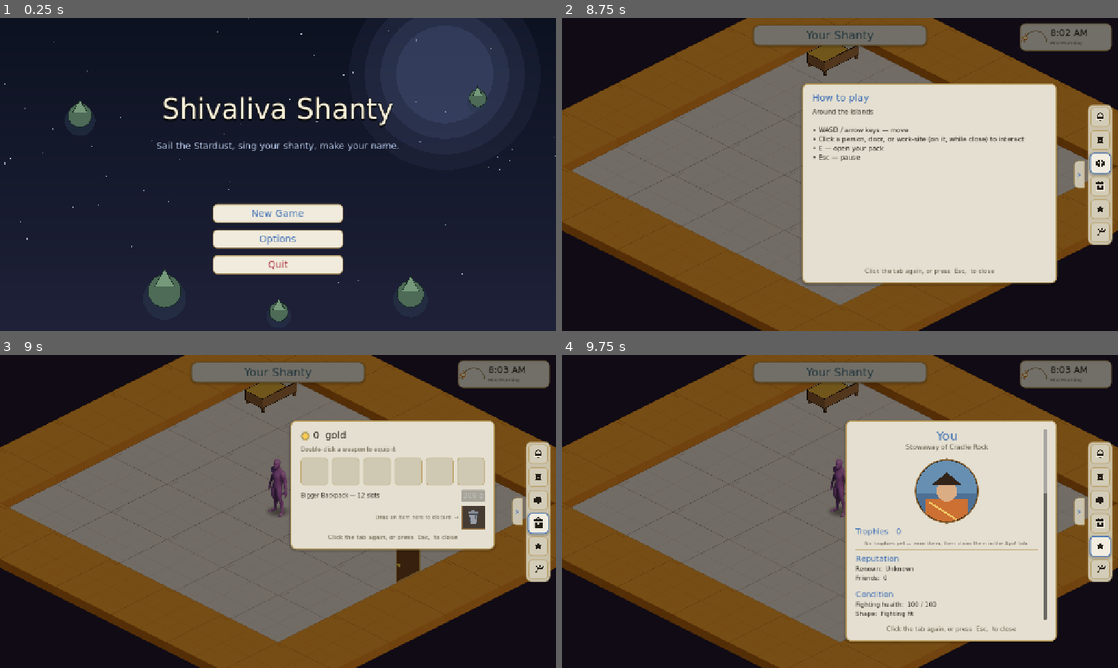
Above: before the commit, frames 1-4 (two rows, left to right).
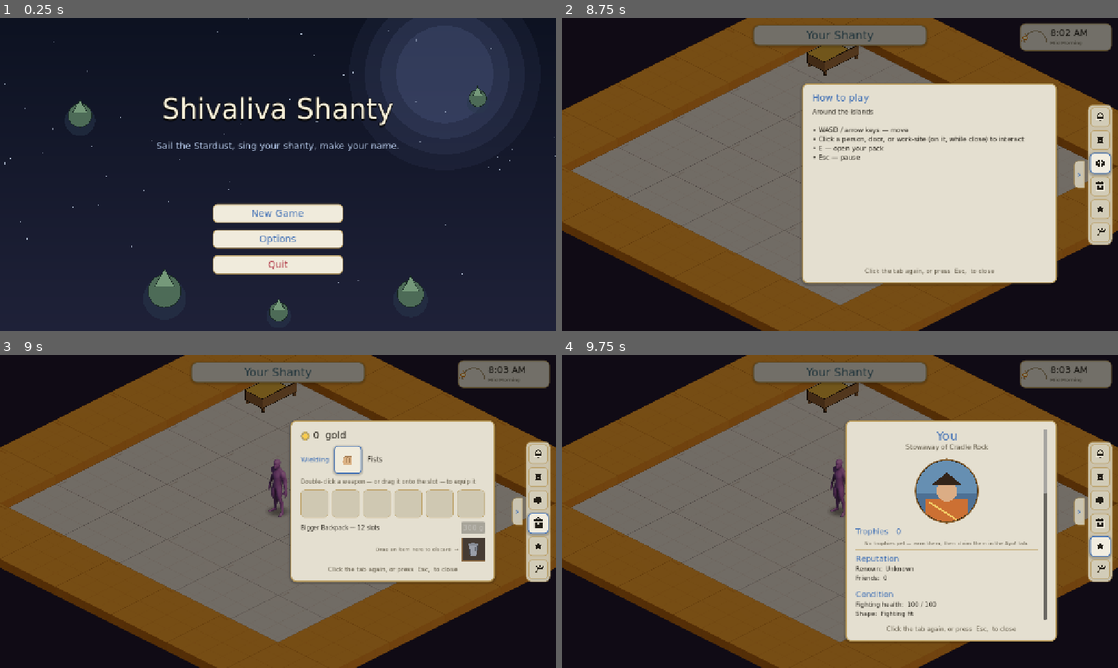
Above: after the commit, the same moments.

Repository: TairoyZone/shivaliva-shanty
Game: Godot game, scene res://main.tscn
The game is run twice, just before and just after one commit, with the same random seed, the same clock (stepped at 60 frames per second) and the same inputs.
Inputs (mouse positions are in pixels of both pictures, inside the frame that each line leads up to):
- Up to frame 1 (0.25 s): no input
- Up to frame 2 (8.75 s): click "New Game" at 0.5 s; click "New Game" at 1.25 s; click (1001, 152) at 2 s; click "Male" at 2.75 s; click "Female" at 3.5 s; click "Other" at 4.25 s; click "Set sail" at 5 s; click "Let's get to it" at 5.75 s; click "0" at 6.5 s; click (1101, 140) at 7.27 s; click (1101, 161) at 8.02 s
- Up to frame 3 (9 s): click (539, 524) at 8.77 s
- Up to frame 4 (9.75 s): click (1101, 545) at 9.52 s

Frames 1-2 are identical in both runs. In frame 3, 10% of the frame differs, in the area x 52-89%, y 29-73%; in frame 4, nothing differs.

Commit message:
feat(combat): visible weapon equip slot + style-locked starter weapons
A Minecraft-style equip slot in the Backpack shows what you're WIELDING and lets you
swap it. The plumbing already existed (equipped_weapon + combat_weapon + the free
class weapon via player_power_type); this makes it VISIBLE and adds the starters:
- EquipWeaponSlot (new) — a representation of combat_weapon(): your class STARTER
  (Swordsman -> Twig, Marksman -> Slingshot, Mystic -> Spellbook) or the bought FORGE
  upgrade, or bare Fists. Drag a matching weapon on to equip; double-click to drop
  back to your class. Routes through the guarded equip_weapon() (not a new source of
  truth, so the no-free-forge-weapon guard holds).
- STYLE-LOCKED (Troy's call): weapon_matches_style() gates equip + buy; the forge only
  offers your class's weapon (Swordsman sees the Sword, Mystic sees "nothing forged at
  an anvil"). Power-neutral still — weapons share an equal garbage budget.
- New procedural glyphs: twig, slingshot, spellbook (+ the mystic book).

Verified by render: Twig/Spellbook/Slingshot in the slot, the style-filtered forge.

Co-Authored-By: Claude Opus 4.8 (1M context) <noreply@anthropic.com>

Diff:
--- a/autoloads/player_state.gd
+++ b/autoloads/player_state.gd
@@ -1568,10 +1568,33 @@
 
 	if not owns_weapon(weapon_id):
 		return
+	if not weapon_matches_style(weapon_id):
+		return   # STYLE-LOCKED (Troy 2026-06-17): you only wield weapons of your chosen path
 	equipped_weapon = weapon_id
 	weapons_changed.emit()
 	inventory_changed.emit()   # the backpack re-highlights the equipped weapon item
 	_save()
+
+
+## STYLE-LOCK: a weapon is wieldable only if it matches your chosen fighting class (Swordsman → blades, Marksman →
+## ranged, …). Bare fists are universal; before you've chosen a class, nothing is restricted. (Troy 2026-06-17.)
+func weapon_matches_style(weapon_id: String) -> bool:
+
+	if weapon_id == SkirmishWeapon.DEFAULT_WEAPON:
+		return true
+	if player_power_type.is_empty():
+		return true
+	return weapon_id == player_power_type
+
+
+## What the player is WIELDING, for the equip-slot UI: the live combat weapon id, whether it's the humble class
+## STARTER (e.g. a Swordsman's Twig) or the bought FORGE upgrade (the steel Sword), and its display name.
+func current_weapon_view() -> Dictionary:
+
+	var id : String = combat_weapon()
+	var is_forge : bool = id == equipped_weapon and id != SkirmishWeapon.DEFAULT_WEAPON and _inventory_has(id)
+	var starter : bool = not is_forge and id != SkirmishWeapon.DEFAULT_WEAPON
+	return {"id": id, "starter": starter, "name": SkirmishWeapon.equip_display_name(id, starter)}
 
 
 ## Has the player chosen their fighting CLASS with the gym master yet? Gates the gym ladder.
@@ -1636,7 +1659,7 @@
 ## never grows the bag — buy a bigger backpack first).
 func can_buy_weapon(weapon_id: String, gold_cost: int) -> bool:
 
-	return not owns_weapon(weapon_id) and total_coins >= gold_cost and space_for(weapon_id) >= 1
+	return weapon_matches_style(weapon_id) and not owns_weapon(weapon_id) and total_coins >= gold_cost and space_for(weapon_id) >= 1
 
 
 ## Buy a weapon at the forge: spend gold, drop it into the BAG as an item (then double-click to equip). Returns
--- a/buildings/forge/weapon_shop/weapon_shop.gd
+++ b/buildings/forge/weapon_shop/weapon_shop.gd
@@ -103,8 +103,20 @@
 		return
 	for child in _rows_vbox.get_children():
 		child.queue_free()
+	var any : bool = false
 	for entry in WEAPONS_FOR_SALE:
+		if not PlayerState.weapon_matches_style(String(entry["id"])):
+			continue   # STYLE-LOCKED (Troy 2026-06-17): Cinder Troy only forges for YOUR fighting path
 		_rows_vbox.add_child(_make_weapon_row(entry))
+		any = true
+	if not any:
+		var none : Label = Label.new()
+		none.text = "Nothing here suits your path — your weapon isn't forged at an anvil."
+		none.add_theme_font_size_override("font_size", 15)
+		none.add_theme_color_override("font_color", Palette.TEXT_MUTED)
+		none.autowrap_mode = TextServer.AUTOWRAP_WORD
+		none.horizontal_alignment = HORIZONTAL_ALIGNMENT_CENTER
+		_rows_vbox.add_child(none)
 
 
 func _make_weapon_row(entry: Dictionary) -> Control:
--- /dev/null
+++ b/interface/inventory_panel/equip_slot.gd
@@ -0,0 +1,93 @@
+## EquipWeaponSlot — the VISIBLE weapon slot in the Backpack (the Minecraft-style equip cell). It SHOWS what
+## you're wielding (PlayerState.current_weapon_view: your class STARTER — a Swordsman's Twig — or the bought
+## FORGE upgrade, or bare Fists) and lets you swap it: DRAG a matching weapon item from the bag onto it to equip,
+## or DOUBLE-CLICK to drop back to your class. It is a REPRESENTATION of combat_weapon() — combat reads that; the
+## slot only routes through the guarded, STYLE-LOCKED equip_weapon(). A future paper-doll of cosmetic armour slots
+## (head/torso/legs/feet) joins it here. (Troy 2026-06-17.)
+class_name EquipWeaponSlot
+extends Control
+
+
+const SIZE : float = 64.0
+
+var inv_panel : InventoryPanel = null   # the bag this slot belongs to (for the drag payload origin)
+var _icon : WeaponIcon
+
+
+func _ready() -> void:
+
+	custom_minimum_size = Vector2(SIZE, SIZE)
+	mouse_filter = Control.MOUSE_FILTER_STOP
+	_icon = WeaponIcon.new()
+	_icon.set_anchors_preset(Control.PRESET_FULL_RECT)
+	_icon.offset_left = 12.0
+	_icon.offset_top = 12.0
+	_icon.offset_right = -12.0
+	_icon.offset_bottom = -12.0
+	_icon.mouse_filter = Control.MOUSE_FILTER_IGNORE
+	add_child(_icon)
+	refresh()
+	if not Engine.is_editor_hint():
+		PlayerState.weapons_changed.connect(refresh)
+		PlayerState.power_type_changed.connect(refresh)
+
+
+## The display name of the weapon currently shown (so the panel can label it).
+func weapon_name() -> String:
+
+	return String(PlayerState.current_weapon_view().get("name", ""))
+
+
+func refresh() -> void:
+
+	if _icon == null:
+		return
+	var view : Dictionary = PlayerState.current_weapon_view()
+	_icon.weapon_id = String(view["id"])
+	_icon.starter = bool(view["starter"])
+	tooltip_text = "Wielding: %s\nDrag a weapon of your class here to equip it — double-click to go back to your class." % String(view["name"])
+	queue_redraw()
+
+
+# Double-click to UNEQUIP back to your class/fists. The click lands ON the slot body (click-on-target rule).
+func _gui_input(event: InputEvent) -> void:
+
+	if not (event is InputEventMouseButton):
+		return
+	var mb : InputEventMouseButton = event
+	if mb.double_click and mb.button_index == MOUSE_BUTTON_LEFT:
+		PlayerState.equip_weapon(SkirmishWeapon.DEFAULT_WEAPON)
+		accept_event()
+
+
+func _can_drop_data(_at: Vector2, data: Variant) -> bool:
+
+	if not (data is Dictionary) or String((data as Dictionary).get("kind", "")) != "item":
+		return false
+	var from : int = int((data as Dictionary).get("from", -1))
+	if from < 0 or from >= PlayerState.inventory.size():
+		return false
+	var slot : Dictionary = PlayerState.inventory[from]
+	if slot.is_empty():
+		return false
+	var wid : String = String(slot["id"])
+	return PlayerState.is_weapon(wid) and PlayerState.weapon_matches_style(wid)   # only YOUR class's weapons
+
+
+func _drop_data(_at: Vector2, data: Variant) -> void:
+
+	if not (data is Dictionary):
+		return
+	var from : int = int((data as Dictionary).get("from", -1))
+	if from < 0 or from >= PlayerState.inventory.size():
+		return
+	var slot : Dictionary = PlayerState.inventory[from]
+	if slot.is_empty():
+		return
+	PlayerState.equip_weapon(String(slot["id"]))   # guarded by ownership + style; refresh follows the signal
+
+
+func _draw() -> void:
+
+	# Always the "equipped" cell look (accent rim + glow) — this IS your live weapon.
+	draw_style_box(UiStyle.slot(true, true), Rect2(Vector2.ZERO, Vector2(SIZE, SIZE)))
--- a/interface/inventory_panel/inventory_panel.gd
+++ b/interface/inventory_panel/inventory_panel.gd
@@ -50,6 +50,8 @@
 var _gold_label : Label            # gold total, shown here now (the always-on HUD purse was retired)
 var _bag_row : HBoxContainer       # the Stardew-style "buy a bigger backpack" upgrade row
 var _grid : GridContainer
+var _equip_slot : EquipWeaponSlot  # the visible weapon equip cell (above the grid)
+var _equip_name : Label            # the wielded-weapon name beside the slot
 ## The Profile tab — a [ProfileView] (rank, reputation, fleet, trophies, mastery standings + your
 ## hearties as worded tiers — the standalone Stardew-style Hearts tab was retired 2026-06-16).
 var _profile_view : ProfileView
@@ -98,7 +100,17 @@
 		PlayerState.objective_changed.connect(_on_objectives_changed)
 		PlayerState.coins_changed.connect(_on_objectives_changed)
 		PlayerState.coins_changed.connect(_refresh_gold)   # keep the Backpack's gold total live
+		PlayerState.weapons_changed.connect(_refresh_equip)   # the wielded-weapon name beside the equip slot
+		PlayerState.power_type_changed.connect(_refresh_equip)
+		_refresh_equip()
 		_update_ayo_badge()
+
+
+# Keep the "Wielding: <name>" label beside the equip slot in sync (the slot refreshes its own icon).
+func _refresh_equip() -> void:
+
+	if _equip_name != null and _equip_slot != null:
+		_equip_name.text = _equip_slot.weapon_name()
 
 
 # Fill the viewport (and keep filling it on resize) so the right-edge rail + pane land at the screen edge.
@@ -185,8 +197,27 @@
 	_gold_label.vertical_alignment = VERTICAL_ALIGNMENT_CENTER
 	gold_row.add_child(_gold_label)
 	_refresh_gold()
+	# --- The WEAPON equip slot (Minecraft-style): shows what you're wielding; drag a class weapon on / double-
+	# click off. A paper-doll of cosmetic armour slots joins it here later. ---
+	var equip_row : HBoxContainer = HBoxContainer.new()
+	equip_row.add_theme_constant_override("separation", 12)
+	var equip_cap : Label = Label.new()
+	equip_cap.text = "Wielding"
+	equip_cap.add_theme_font_size_override("font_size", 15)
+	UiStyle.apply_title(equip_cap)
+	equip_cap.vertical_alignment = VERTICAL_ALIGNMENT_CENTER
+	equip_row.add_child(equip_cap)
+	_equip_slot = EquipWeaponSlot.new()
+	_equip_slot.inv_panel = self
+	equip_row.add_child(_equip_slot)
+	_equip_name = Label.new()
+	_equip_name.add_theme_font_size_override("font_size", 16)
+	_equip_name.add_theme_color_override("font_color", Palette.TEXT_PRIMARY)
+	_equip_name.vertical_alignment = VERTICAL_ALIGNMENT_CENTER
+	equip_row.add_child(_equip_name)
+	_items_page.add_child(equip_row)
 	var whint : Label = Label.new()
-	whint.text = "Double-click a weapon to equip it"
+	whint.text = "Double-click a weapon — or drag it onto the slot — to equip it"
 	whint.add_theme_font_size_override("font_size", 13)
 	whint.add_theme_color_override("font_color", Palette.TEXT_MUTED)
 	_items_page.add_child(whint)
--- a/interface/inventory_panel/weapon_icon.gd
+++ b/interface/inventory_panel/weapon_icon.gd
@@ -19,6 +19,13 @@
 		weapon_id = value
 		queue_redraw()
 
+## The humble class STARTER look (a Swordsman's Twig vs the forge's steel Sword; a Marksman's Slingshot vs the
+## arrow). Set true for the free class weapon, false for the bought forge upgrade.
+var starter : bool = false :
+	set(value):
+		starter = value
+		queue_redraw()
+
 
 func _draw() -> void:
 
@@ -26,11 +33,58 @@
 	var u : float = minf(size.x, size.y)
 	match weapon_id:
 		"sword":
-			_draw_sword(c, u)
+			if starter:
+				_draw_twig(c, u)
+			else:
+				_draw_sword(c, u)
 		"long_range":
-			_draw_arrow(c, u)
+			if starter:
+				_draw_slingshot(c, u)
+			else:
+				_draw_arrow(c, u)
+		"mystic":
+			_draw_book(c, u)
 		_:
 			_draw_fist(c, u)
+
+
+# A practice TWIG (the Swordsman's starter): a plain wooden blade, no steel — a stick with a nub guard.
+func _draw_twig(c: Vector2, u: float) -> void:
+
+	var bw : float = u * 0.11
+	draw_rect(Rect2(c.x - bw * 0.5, c.y - u * 0.40, bw, u * 0.60), WOOD)
+	draw_circle(Vector2(c.x, c.y - u * 0.40), bw * 0.5, WOOD)              # rounded tip
+	draw_rect(Rect2(c.x - u * 0.13, c.y + u * 0.10, u * 0.26, u * 0.06), WOOD.darkened(0.25))  # nub guard
+	draw_line(Vector2(c.x - bw * 0.2, c.y - u * 0.18), Vector2(c.x + bw * 0.2, c.y - u * 0.06), WOOD.darkened(0.35), 1.0)  # a knot
+
+
+# A SLINGSHOT (the Marksman's starter): a Y-fork of wood + an elastic band cradling a pebble.
+func _draw_slingshot(c: Vector2, u: float) -> void:
+
+	var fork : Vector2 = c + Vector2(0.0, -u * 0.02)
+	var left : Vector2 = c + Vector2(-u * 0.20, -u * 0.34)
+	var right : Vector2 = c + Vector2(u * 0.20, -u * 0.34)
+	draw_line(c + Vector2(0.0, u * 0.42), fork, WOOD, 4.0)   # handle
+	draw_line(fork, left, WOOD, 3.5)                          # fork arms
+	draw_line(fork, right, WOOD, 3.5)
+	var pouch : Vector2 = c + Vector2(0.0, -u * 0.16)
+	draw_line(left, pouch, Color(0.42, 0.30, 0.28, 1.0), 1.5)   # elastic band
+	draw_line(right, pouch, Color(0.42, 0.30, 0.28, 1.0), 1.5)
+	draw_circle(pouch, u * 0.05, Color(0.55, 0.55, 0.60, 1.0))  # pebble
+
+
+# A SPELLBOOK (the Mystic's weapon): a purple tome with a gilded rune.
+func _draw_book(c: Vector2, u: float) -> void:
+
+	var w : float = u * 0.46
+	var hh : float = u * 0.56
+	draw_rect(Rect2(c.x - w * 0.5, c.y - hh * 0.5, w, hh), Color(0.36, 0.23, 0.54, 1.0))     # purple cover
+	draw_rect(Rect2(c.x - w * 0.5, c.y - hh * 0.5, u * 0.06, hh), Color(0.24, 0.14, 0.40, 1.0))  # spine
+	draw_rect(Rect2(c.x + w * 0.5 - u * 0.04, c.y - hh * 0.5 + 2.0, u * 0.04, hh - 4.0), Color(0.92, 0.88, 0.78, 1.0))  # page edge
+	var rc : Vector2 = c + Vector2(u * 0.04, 0.0)   # a gilded rune (a small star) on the cover
+	draw_line(rc + Vector2(0.0, -u * 0.11), rc + Vector2(0.0, u * 0.11), GOLD, 1.6)
+	draw_line(rc + Vector2(-u * 0.10, 0.0), rc + Vector2(u * 0.10, 0.0), GOLD, 1.6)
+	draw_circle(rc, u * 0.035, GOLD)
 
 
 # An upright blade: steel point + blade, gold crossguard, wooden grip + pommel.
--- a/puzzles/skirmish/skirmish_weapon.gd
+++ b/puzzles/skirmish/skirmish_weapon.gd
@@ -47,6 +47,19 @@
 	"long_range": "Snipe — a thin blade AIMED at the foe's weakest column (precision).",
 	"mystic": "Hex — garbage SCATTERS across the columns; no clean line to clear (chaos).",
 }
+## The free CLASS weapon shows as a humble STARTER (a Swordsman wields a Twig until they buy the forge's steel
+## Sword; a Marksman a Slingshot; a Mystic their Spellbook). Brawl has none — it IS fists. Used by the equip slot.
+const STARTER_NAMES : Dictionary = {
+	"sword": "Twig", "long_range": "Slingshot", "mystic": "Spellbook",
+}
+
+
+## The name to SHOW on the equip slot: the humble starter (Twig/Slingshot/Spellbook) when it's the free class
+## weapon, else the real weapon name (Fists / Sword / Long Shot / Mystic).
+static func equip_display_name(weapon_id: String, starter: bool) -> String:
+	if starter and STARTER_NAMES.has(weapon_id):
+		return String(STARTER_NAMES[weapon_id])
+	return display_name(weapon_id)
 
 
 static func power_type_name(weapon_id: String) -> String:
Not shown, added: interface/inventory_panel/equip_slot.gd.uid
